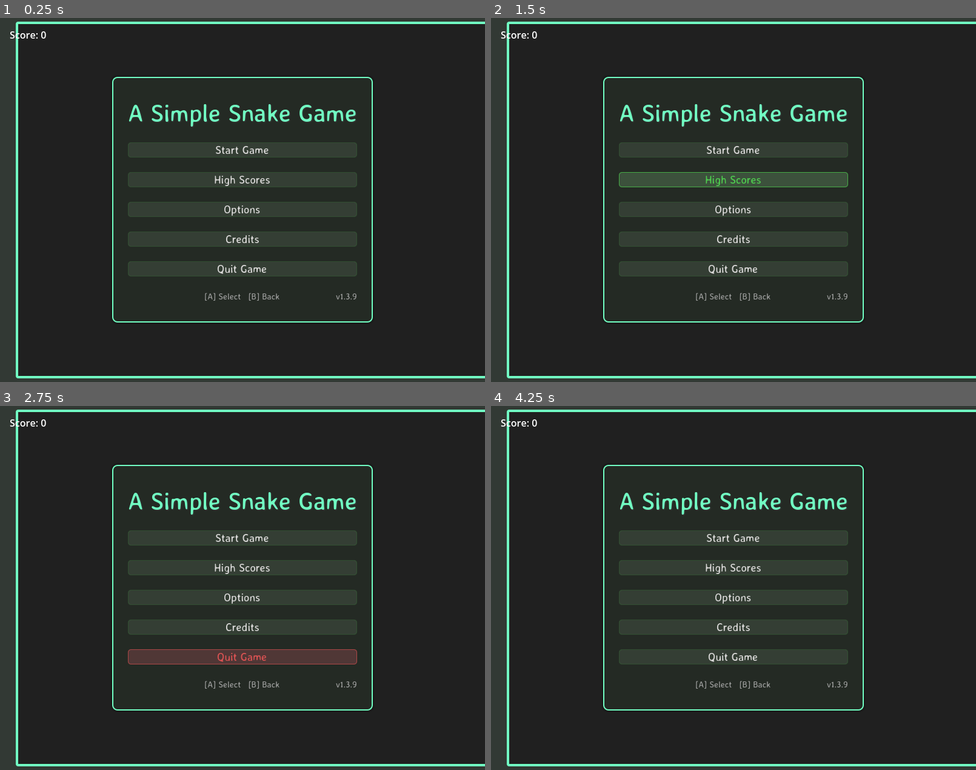
Above: before the commit, frames 1-4 (two rows, left to right).
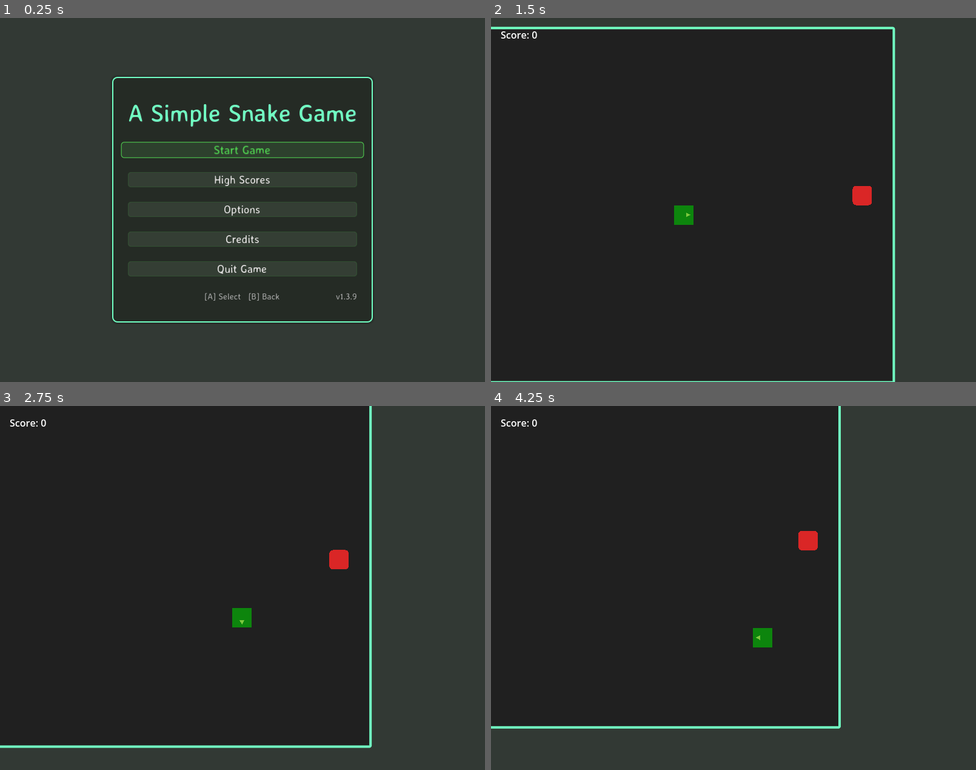
Above: after the commit, the same moments.

Repository: bluehexagons/snake2d
Game: Godot game, scene res://scenes/main/main.tscn
Two runs of this game, one before a commit and one after it. Both use one fixed random seed, a clock stepped at 60 frames per second and the inputs below.
Inputs (mouse positions are in pixels of both pictures, inside the frame that each line leads up to):
- Up to frame 1 (0.25 s): no input
- Up to frame 2 (1.5 s): click (733, 149) at 0.5 s, where only the run after the commit has a clickable "Start Game"; tap Enter at 1.25 s; move the mouse to (840, 181) at 1.27 s; hold Right (right) from 1.28 s (still down); click (840, 181) at 1.42 s
- Up to frame 3 (2.75 s): release Right (right) at 2 s; drag from (145, 606) to (218, 660) at 2.02 s
- Up to frame 4 (4.25 s): move the mouse to (782, 507) at 2.77 s; hold Right (right) 2.78-3.5 s; drag from (709, 660) to (588, 533) at 3.52 s

The runs differ from the first frame. In frame 1, 58% of the frame differs, in the area x 2-100%, y 1-99%; in frame 2, 35%; in frame 3, 44%; in frame 4, 48%.
Error before the commit: Parse Error: Cannot infer the type of "active_gameplay" variable because the value doesn't have a set type. (res://scenes/main/main.gd:163)

Commit message:
Add Godot smoke tests w/llm
Co-authored-by: Copilot <223556219+Copilot@users.noreply.github.com>

Diff:
--- a/scenes/main/main.gd
+++ b/scenes/main/main.gd
@@ -14,7 +14,7 @@
 var is_mobile := false
 var using_mouse := true
 
-@onready var ui_state_manager: Node = $UIStateManager
+@onready var ui_state_manager: UIStateManager = $UIStateManager
 @onready var ui_background: ColorRect = $UILayer/Background
 @onready var score_display_label: Label = $UILayer/ScoreLabel
 @onready var game_over_score_label: Label = $UILayer/GameOverContainer/PanelContainer/MarginContainer/VBoxContainer/ScoreLabel
@@ -160,7 +160,7 @@
 func _update_cursor_visibility() -> void:
 	if is_mobile:
 		return
-	var active_gameplay := ui_state_manager.current_state == ui_state_manager.UIState.GAMEPLAY
+	var active_gameplay: bool = ui_state_manager.current_state == UIStateManager.UIState.GAMEPLAY
 	Input.mouse_mode = Input.MOUSE_MODE_VISIBLE if (not active_gameplay or using_mouse) else Input.MOUSE_MODE_HIDDEN
 
 func _update_game_area() -> void:
@@ -170,7 +170,7 @@
 	play_area_background.size = game_size
 
 func _toggle_pause() -> void:
-	var is_currently_paused = ui_state_manager.current_state == ui_state_manager.UIState.PAUSED
+	var is_currently_paused: bool = ui_state_manager.current_state == UIStateManager.UIState.PAUSED
 	ui_state_manager.set_paused(not is_currently_paused)
 
 func _on_resume_pressed() -> void:
--- /dev/null
+++ b/tests/smoke_test.gd
@@ -0,0 +1,71 @@
+extends Node
+
+const MAIN_SCENE := preload("res://scenes/main/main.tscn")
+const UIStateManagerScript := preload("res://scenes/ui/ui_state_manager.gd")
+
+func _ready() -> void:
+	call_deferred("_run_smoke_test")
+
+func _fail(message: String) -> void:
+	push_error(message)
+	get_tree().quit(1)
+
+func _run_smoke_test() -> void:
+	var main: Node = MAIN_SCENE.instantiate()
+	add_child(main)
+
+	await get_tree().process_frame
+
+	var main_menu := main.get_node_or_null("UILayer/MainMenu") as Control
+	if main_menu == null or not main_menu.visible:
+		_fail("Expected the main menu to be visible after startup.")
+		return
+
+	var start_button := main.get_node_or_null("UILayer/MainMenu/PanelContainer/MarginContainer/VBoxContainer/StartButton") as Button
+	if start_button == null:
+		_fail("Expected the main menu StartButton to exist.")
+		return
+
+	start_button.button_down.emit()
+	start_button.pressed.emit()
+	await get_tree().process_frame
+	await get_tree().physics_frame
+
+	if not bool(main.get("in_game")):
+		_fail("Expected the game to enter gameplay after pressing Start.")
+		return
+
+	var ui_state_manager := main.get_node_or_null("UIStateManager")
+	if ui_state_manager == null:
+		_fail("Expected the UI state manager to exist.")
+		return
+
+	if int(ui_state_manager.get("current_state")) != UIStateManagerScript.UIState.GAMEPLAY:
+		_fail("Expected UI state to switch to gameplay after pressing Start.")
+		return
+
+	var game_world := main.get_node_or_null("GameLayer/GameViewport/GameWorld") as CanvasItem
+	if game_world == null or not game_world.visible:
+		_fail("Expected the game world to be visible during gameplay.")
+		return
+
+	var score_label := main.get_node_or_null("UILayer/ScoreLabel") as CanvasItem
+	if score_label == null or not score_label.visible:
+		_fail("Expected the score label to be visible during gameplay.")
+		return
+
+	var gameplay := main.get_node_or_null("GameLayer/GameViewport/GameWorld/GameManager")
+	if gameplay == null:
+		_fail("Expected the gameplay manager to exist.")
+		return
+
+	if gameplay.get("snake") == null:
+		_fail("Expected gameplay to spawn a snake when the game starts.")
+		return
+
+	if gameplay.get("food") == null:
+		_fail("Expected gameplay to spawn food when the game starts.")
+		return
+
+	print("Smoke test passed.")
+	get_tree().quit()
--- /dev/null
+++ b/tests/smoke_test.tscn
@@ -0,0 +1,6 @@
+[gd_scene format=3]
+
+[ext_resource type="Script" path="res://tests/smoke_test.gd" id="1_smoke"]
+
+[node name="SmokeTest" type="Node"]
+script = ExtResource("1_smoke")
Not shown, changed: export_presets.cfg
Not shown, added: scenes/food/food.gd.uid
Not shown, added: tests/smoke_test.gd.uid
Not shown, changed: .github/workflows/ci.yml
Not shown, changed: README.md
Not shown, added: test.sh
